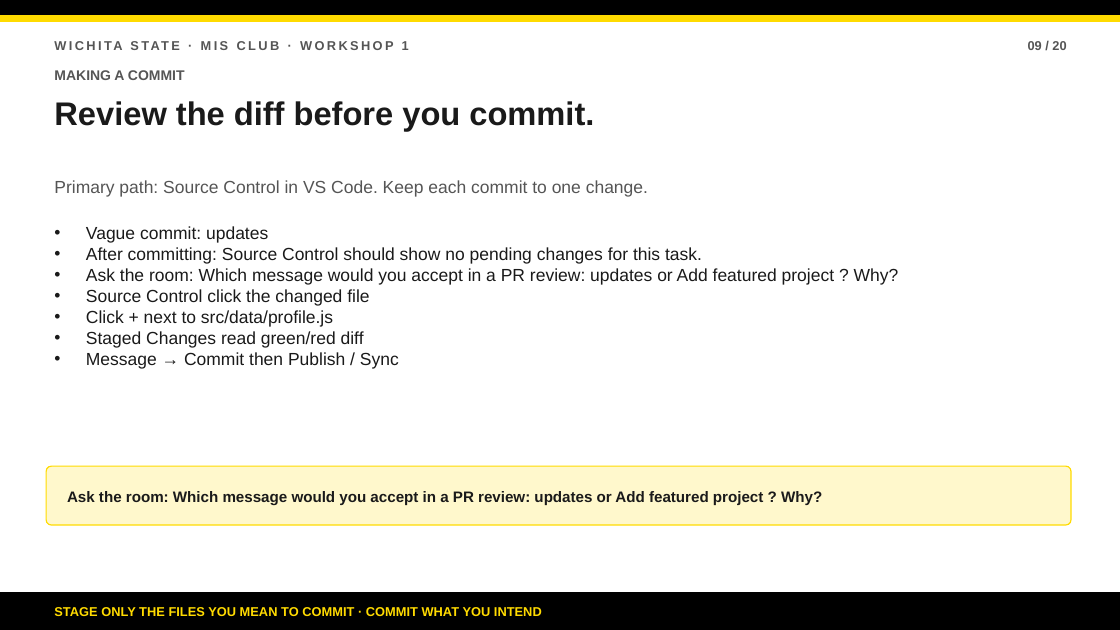
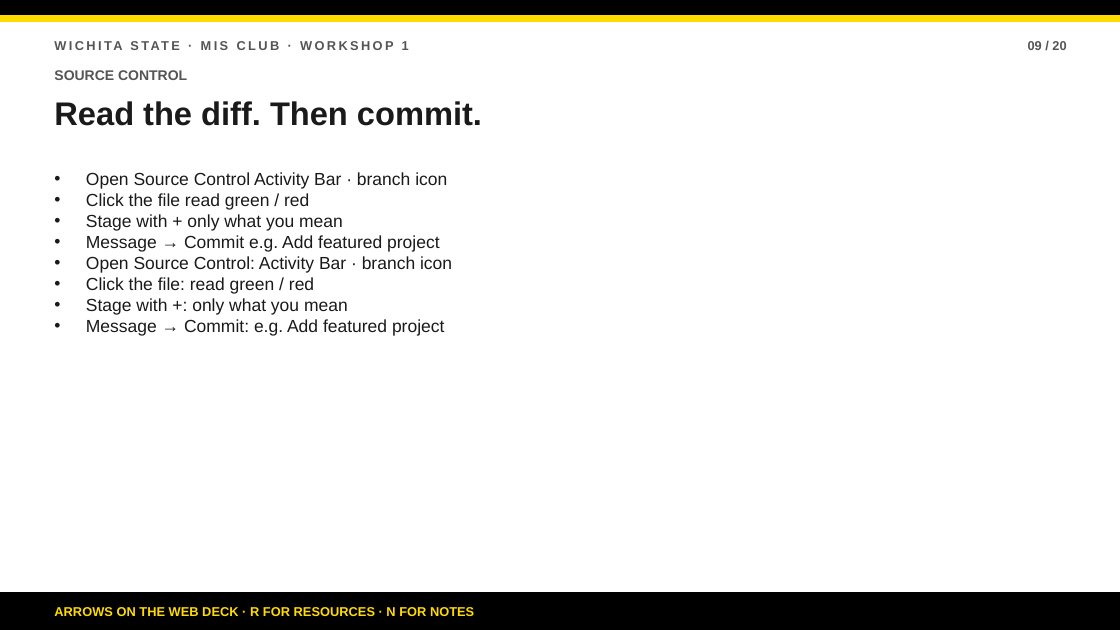
Before and after one commit to bsbcyber/workshop-site, a slide deck: slide 9 of downloads/workshop-1-presentation.pptx. Drawn at 1120x630 pixels with LibreOffice and Linux fonts; fonts in the diff are those of the drawing. Boxes give left, top, right and bottom in pixels: in the first picture for what was removed or moved away, otherwise in the second. Text is boxed around its words. In the diff, an @@ line names an element or a change of style, - is before the commit and + after.

```diff
--- a/downloads/workshop-1-presentation.pptx
+++ b/downloads/workshop-1-presentation.pptx
@@ text at box(54, 70, 187, 80): text changed @@
-MAKING A COMMIT
+SOURCE CONTROL
@@ text at box(54, 101, 482, 126): text changed @@
-Review the diff before you commit.
+Read the diff. Then commit.
@@ text "Open Source Control Activity Bar ..." at box(86, 172, 452, 336): vertical alignment middle to top @@
@@ text at box(86, 172, 452, 336): text changed; text colour #555555 to #1A1A1A @@
-Primary path: Source Control in VS Code. Keep each commit to one change.
+• Open Source Control Activity Bar · branch icon
+• Click the file read green / red
+• Stage with + only what you mean
+• Message → Commit e.g. Add featured project
+• Open Source Control: Activity Bar · branch icon
+• Click the file: read green / red
+• Stage with +: only what you mean
+• Message → Commit: e.g. Add featured project
@@ text removed at box(86, 226, 899, 369) @@
-• Vague commit: updates
-• After committing: Source Control should show no pending changes for this task.
-• Ask the room: Which message would you accept in a PR review: updates or Add featured project ? Why?
-• Source Control click the changed file
-• Click + next to src/data/profile.js
-• Staged Changes read green/red diff
-• Message → Commit then Publish / Sync
@@ rounded rectangle removed at box(46, 466, 1071, 525) @@
@@ text removed at box(67, 491, 822, 505) @@
-Ask the room: Which message would you accept in a PR review: updates or Add featured project ? Why?
@@ text at box(54, 607, 474, 616): text changed @@
-STAGE ONLY THE FILES YOU MEAN TO COMMIT · COMMIT WHAT YOU INTEND
+ARROWS ON THE WEB DECK · R FOR RESOURCES · N FOR NOTES
```
Also in this commit, not shown: 17 other slides changed, 2 slides added, 2 slides removed, 26 other files.
